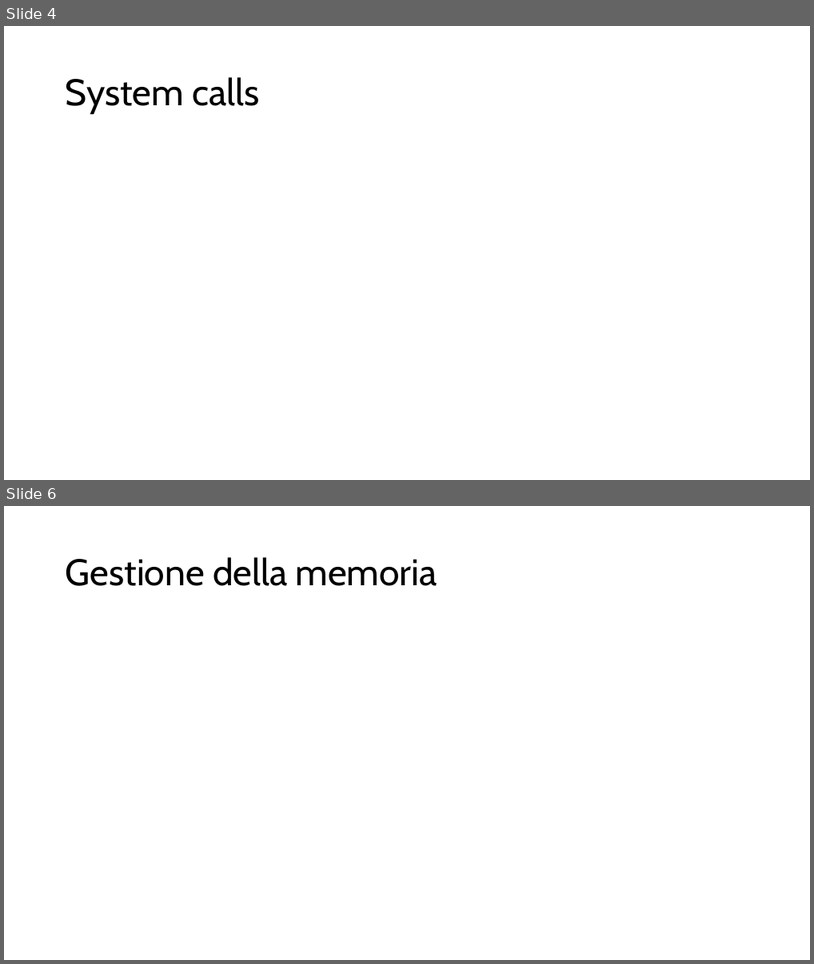
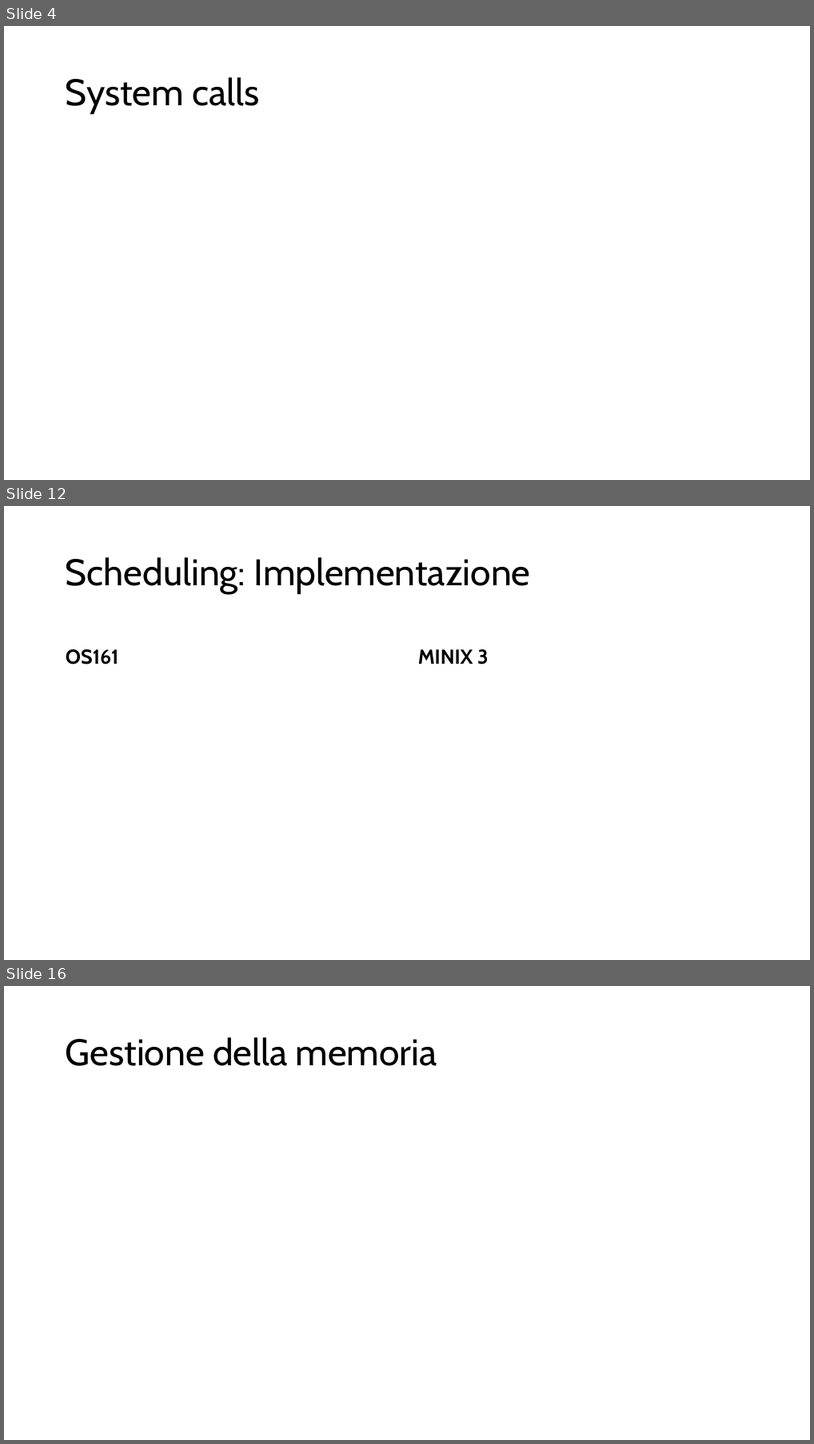
Before and after one commit to fraancyM/PintOS, a slide deck: Progetto_SO.pptx. Shown one above the other, each under a label of ours: slides 4 and 6 before the commit, slides 4, 12 and 16 after it; the slides between them are not shown. The pictures are 814x964 and 814x1444 pixels, drawn with LibreOffice and Linux fonts; fonts in the diff are those of the drawing. Boxes give left, top, right and bottom in pixels: in the first picture for what was removed or moved away, otherwise in the second. Text is boxed around its words. In the diff, an @@ line names an element or a change of style, - is before the commit and + after.

Commit message:
Finito scheduling

```diff
--- a/Progetto_SO.pptx
+++ b/Progetto_SO.pptx
@@ slide 12 added at (x1=4, y1=506, x2=810, y2=960), background #FFFFFF @@
@@ title added at (x1=66, y1=557, x2=531, y2=594), 44 pt, text #000000 @@
+Scheduling: Implementazione
@@ text added at (x1=66, y1=649, x2=119, y2=664), 24 pt, text #000000, bold @@
+OS161
@@ text added at (x1=418, y1=649, x2=489, y2=664), 24 pt, text #000000, bold @@
+MINIX 3
@@ what was slide 6 is now slide 16 @@
```
Also in this commit, not shown: 15 other slides added, 2 slides removed, 3 other files.
